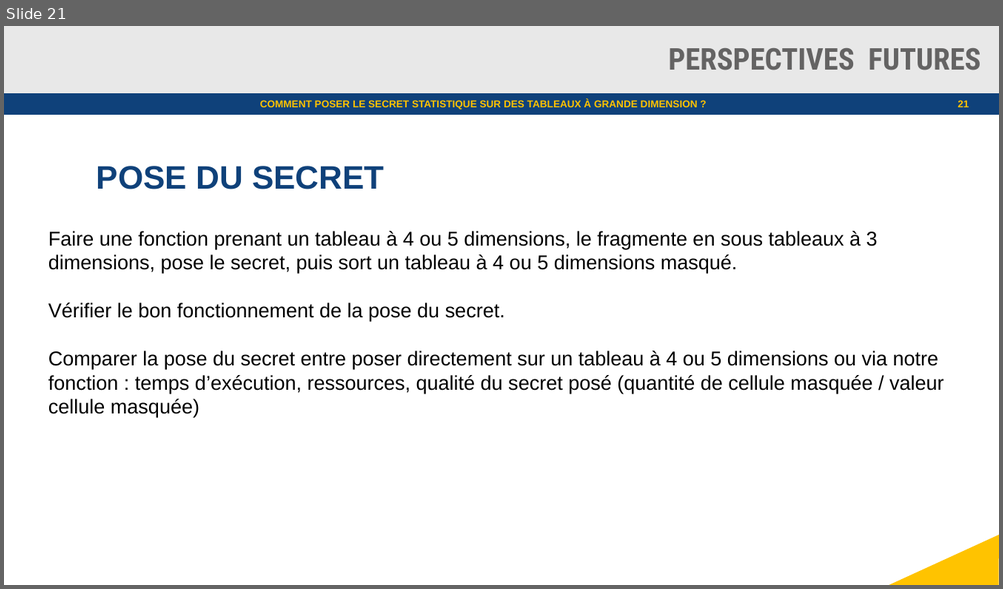
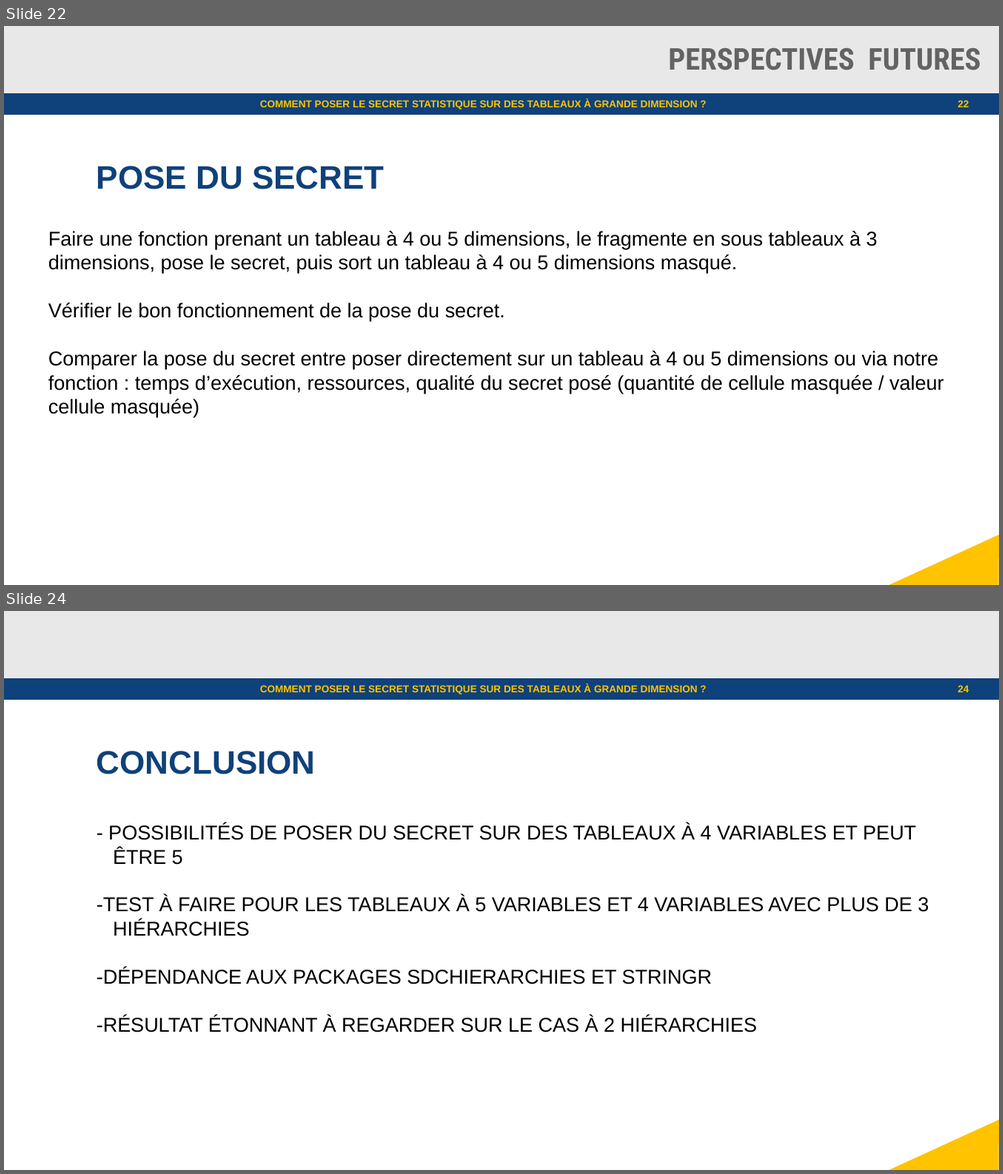
Before and after one commit to julienjamme/stage1A_2023, a slide deck: presentation_mi_parcours.odp. Shown one above the other, each under a label of ours: slide 21 before the commit, slides 22 and 24 after it; the slides between them are not shown. The pictures are 1003x589 and 1003x1174 pixels, drawn with LibreOffice and Linux fonts; fonts in the diff are those of the drawing; background and template pictures are left out. Boxes give left, top, right and bottom in pixels: in the first picture for what was removed or moved away, otherwise in the second. Text is boxed around its words. In the diff, an @@ line names an element or a change of style, - is before the commit and + after.

Commit message:
conclusion

```diff
--- a/presentation_mi_parcours.odp
+++ b/presentation_mi_parcours.odp
@@ slide 24 added at [4,611,999,1170], background #FFFFFF; not listed: 3 template elements that a slide beside it also shows @@
@@ text added at [260,685,697,695], 8 pt, text #FFC300, bold @@
+COMMENT POSER LE SECRET STATISTIQUE SUR DES TABLEAUX À GRANDE DIMENSION ?
@@ page number added at [957,685,968,692], 8 pt, text #FFC300, bold @@
+24
@@ text added at [96,751,928,1033], 16 pt, text #000000 @@
+CONCLUSION
+- POSSIBILITÉS DE POSER DU SECRET SUR DES TABLEAUX À 4 VARIABLES ET PEUT ÊTRE 5
+-TEST À FAIRE POUR LES TABLEAUX À 5 VARIABLES ET 4 VARIABLES AVEC PLUS DE 3 HIÉRARCHIES
+-DÉPENDANCE AUX PACKAGES SDCHIERARCHIES ET STRINGR
+-RÉSULTAT ÉTONNANT À REGARDER SUR LE CAS À 2 HIÉRARCHIES
@@ what was slide 21 is now slide 22 @@
@@ page number at [957,100,968,107]: text changed @@
-21
+22
```
Also in this commit, not shown: 5 slides changed, 2 other slides added, 1 slide removed.
